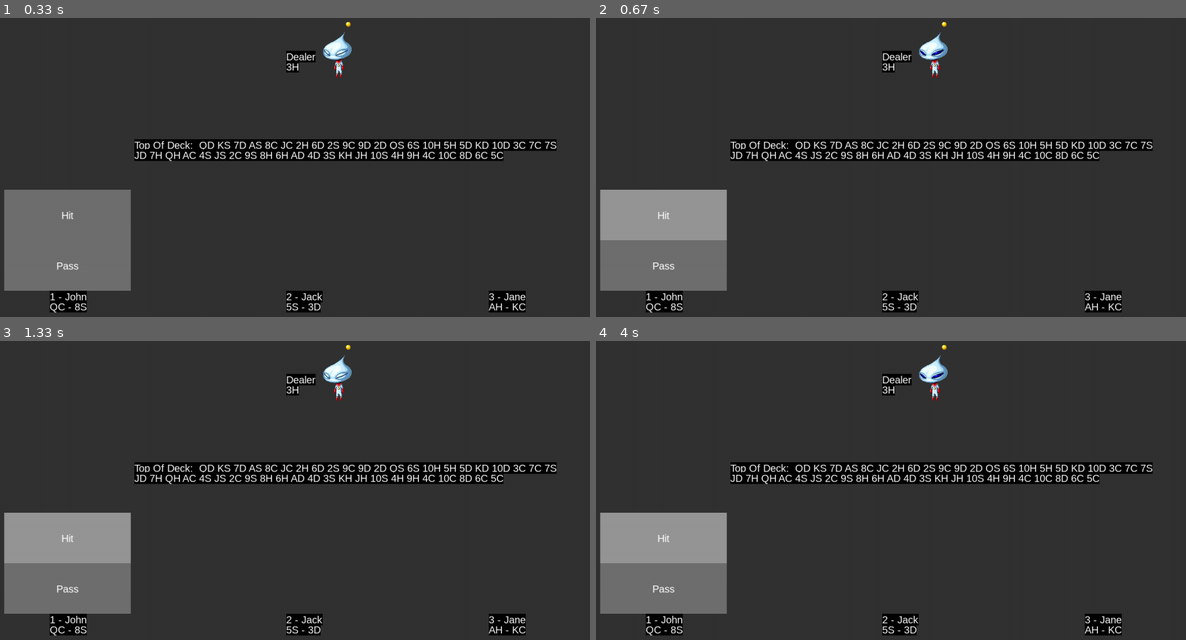
Above: before the commit, frames 1-4 (two rows, left to right).
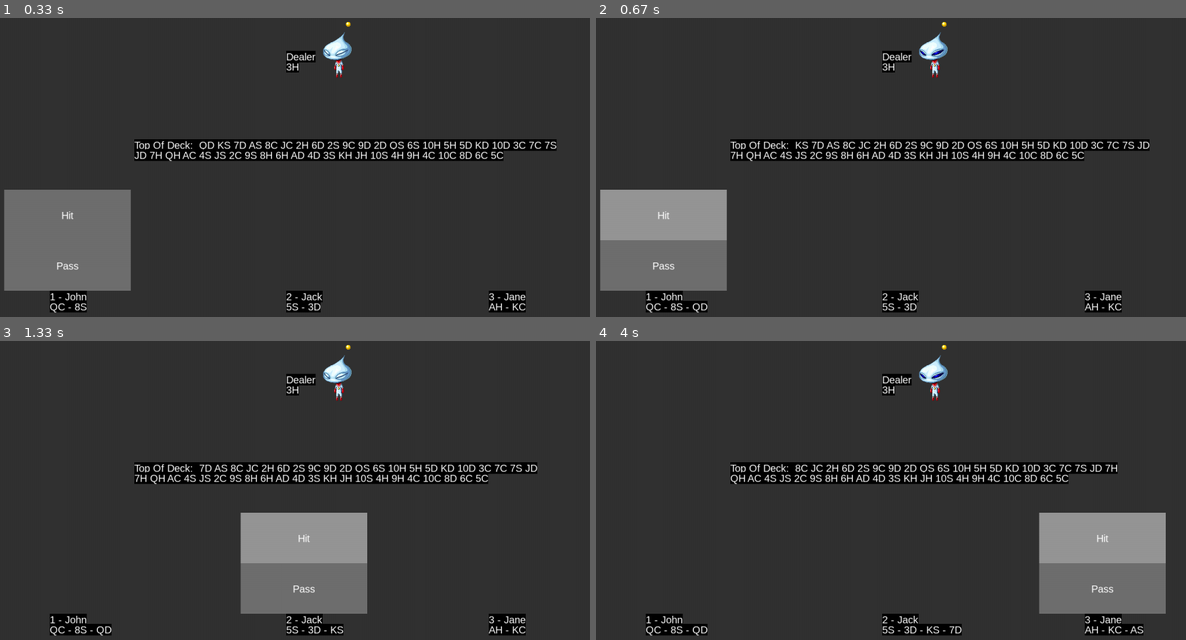
Above: after the commit, the same moments.

Repository: ekoret/blackjack-py
Game: pygame game, started from main.py
Two runs of this game, one before a commit and one after it. Both use one fixed random seed, a clock stepped at 60 frames per second and the inputs below.
Inputs (mouse positions are in pixels of both pictures, inside the frame that each line leads up to):
- Up to frame 1 (0.33 s): no input
- Up to frame 2 (0.67 s): click "Hit" at 0.38 s
- Up to frame 3 (1.33 s): click "Pass" at 0.72 s; click "Hit" at 1.05 s
- Up to frame 4 (4 s): click (outside the picture) at 1.38 s; click (891, 556) at 2.22 s; click (861, 442) at 2.55 s; click "Pass" at 3.38 s; click "Hit" at 3.72 s

Frame 1 is identical in both runs. In frame 2, 2.1% of the frame differs, in the area x 14-95%, y 40-99%; in frame 3, 17%; in frame 4, 17%, in the area x 0-97%, y 40-99%.

Commit message:
deal cards and pass works in menu

Diff:
--- a/game.py
+++ b/game.py
@@ -107,6 +107,17 @@
             if (event.type == pygame.QUIT):
                 pygame.quit()
                 sys.exit()
+            elif (event.type == pygame.MOUSEBUTTONDOWN):
+                for button in self.player_menu.button_list:
+                    if (button.is_clicked(event.pos)):
+                        if (button.text.lower() == "hit"):
+                            # deal card to current player
+                            current_player = self.players[self.current_player_turn]
+                            current_player.add_card(self.deck.deal_card())
+
+                        if (button.text.lower() == "pass"):
+                            # pass current player turn
+                            self.current_player_turn += 1
 
     def draw_dealer(self):
         """Update sprite animation"""
--- a/player_menu.py
+++ b/player_menu.py
@@ -15,8 +15,8 @@
         self.x = player.x - self.x_offset
         self.y = player.y - self.y_offset
         button_list = self.get_button_list()
-
-        for button in button_list:
+        self.button_list = button_list
+        for button in self.button_list:
             button.draw(self.game.screen)
 
     """
